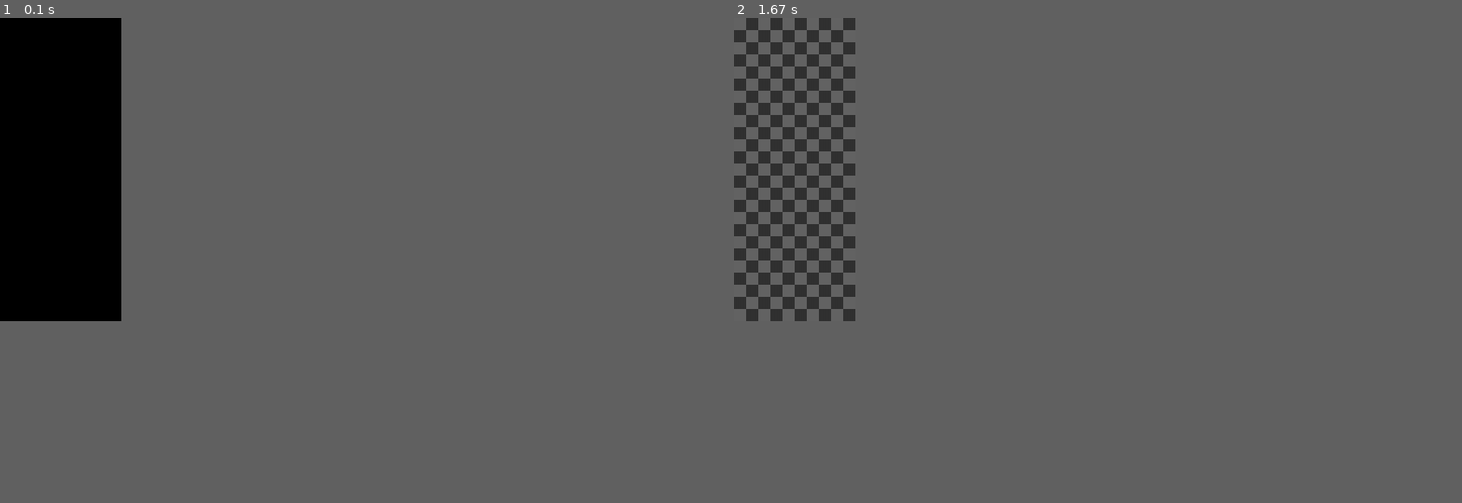
Above: before the commit, frames 1-2 (left to right).
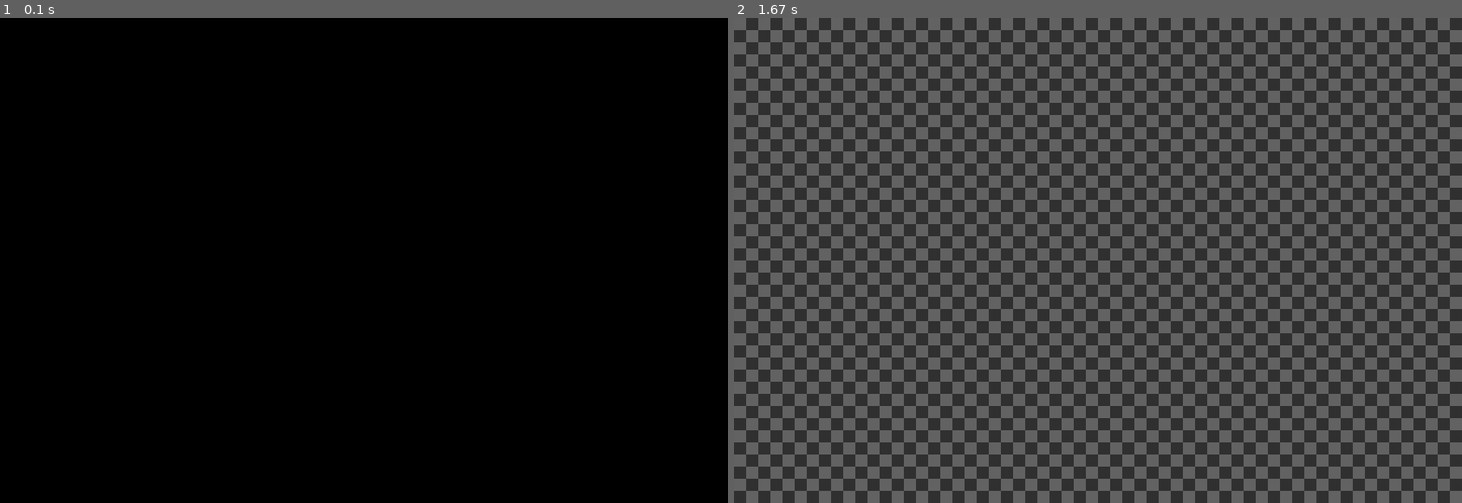
Above: after the commit, the same moments.

Repository: alice-ch/AP_Hackathon
Game: pygame game, started from test.py
Same seed, same stepped clock (60 frames per second), same inputs: the game is played once before the commit and once after it.
Inputs:
- Up to frame 1 (0.1 s): no input
- Up to frame 2 (1.67 s): no input
In our replay, the window is 150x375 before the commit and 900x600 after it. These sizes can differ from the game's own. Grey fills any space a smaller window leaves; there, only what the larger window draws over its background counts as a difference.

The runs differ from the first frame. In frame 1, only the window size differs. In frame 2, 45% of the frame differs, in the area x 0-100%, y 0-100%.

Commit message:
Ajout du test

Diff:
--- a/TETRIS/main.py
+++ b/TETRIS/main.py
@@ -1,4 +1,4 @@
-import pygame
+import cours_pygame
 import random
 import numpy as np
 import pandas as pd
@@ -51,12 +51,12 @@
 
 # Init pause image
 IMAGE_SCALE = 15
-pause_image = pygame.image.load("pause.png")
+pause_image = cours_pygame.image.load("pause.png")
 new_size = (
     pause_image.get_width() // IMAGE_SCALE,
     pause_image.get_height() // IMAGE_SCALE,
 )
-pause_image = pygame.transform.scale(pause_image, new_size)
+pause_image = cours_pygame.transform.scale(pause_image, new_size)
 rect_image = pause_image.get_rect()
 rect_image.center = (SCREEN_WIDTH // 2, SCREEN_HEIGHT // 2)
 
@@ -72,25 +72,25 @@
         self.score = 0
 
     def welcome(self):
-        self.screen = pygame.display.set_mode((900, 300))
-        font = pygame.font.Font(None, 24)
+        self.screen = cours_pygame.display.set_mode((900, 300))
+        font = cours_pygame.font.Font(None, 24)
         self.screen.fill(PIECES_COLOURS[5])
         y = 20
         for line in welcome_text:
             text = font.render(line, True, (0, 0, 0))
             self.screen.blit(text, (50, y))
             y += 30
-        pygame.display.flip()
+        cours_pygame.display.flip()
         a = True
         while a:
-            for event in pygame.event.get():
-                if event.type == pygame.KEYDOWN:
-                    if event.key == pygame.K_SPACE:
+            for event in cours_pygame.event.get():
+                if event.type == cours_pygame.KEYDOWN:
+                    if event.key == cours_pygame.K_SPACE:
                         a = 0
-                if event.type == pygame.QUIT:
+                if event.type == cours_pygame.QUIT:
                     self.is_running = False
                     a = 0
-        self.screen = pygame.display.set_mode((SCREEN_WIDTH, SCREEN_HEIGHT))
+        self.screen = cours_pygame.display.set_mode((SCREEN_WIDTH, SCREEN_HEIGHT))
 
     def display_checkerboard(self):
         self.screen.fill(SCREEN_COLOR)
@@ -98,11 +98,11 @@
         for i in range(k):
             for j in range(l):
                 if (i + j) % 2 == 1:
-                    rect = pygame.Rect(
+                    rect = cours_pygame.Rect(
                         j * TILES_SIZE, i * TILES_SIZE, TILES_SIZE, TILES_SIZE
                     )
-                    pygame.draw.rect(self.screen, TILES_COLOR, rect)
-        pygame.draw.line(
+                    cours_pygame.draw.rect(self.screen, TILES_COLOR, rect)
+        cours_pygame.draw.line(
             self.screen,
             LINE_COLOR,
             [0, LINE_POSITION],
@@ -131,8 +131,8 @@
             for j in range(len(self.placed_pieces[0])):
                 if self.placed_pieces[i, j] != -1:
                     x, y = i * TILES_SIZE, j * TILES_SIZE
-                    rect = pygame.Rect(y, x, TILES_SIZE, TILES_SIZE)
-                    pygame.draw.rect(
+                    rect = cours_pygame.Rect(y, x, TILES_SIZE, TILES_SIZE)
+                    cours_pygame.draw.rect(
                         self.screen, PIECES_COLOURS[int(self.placed_pieces[i, j])], rect
                     )
 
@@ -147,10 +147,10 @@
 
     def game_over(self):
         self.is_running = False
-        pygame.mixer.music.pause()
+        cours_pygame.mixer.music.pause()
         chemin_fichier_audio = "game-over.mp3"
-        pygame.mixer.music.load(chemin_fichier_audio)
-        pygame.mixer.music.play()
+        cours_pygame.mixer.music.load(chemin_fichier_audio)
+        cours_pygame.mixer.music.play()
 
         df = pd.read_csv("score.csv")
         username = get_username()
@@ -158,11 +158,11 @@
         df = pd.concat([df, new_line], ignore_index=True)
         df.to_csv("score.csv", index=False)
 
-        self.screen = pygame.display.set_mode((600, 500))
+        self.screen = cours_pygame.display.set_mode((600, 500))
         # best scores ever
         self.screen.fill(PIECES_COLOURS[1])
         y = 50
-        font = pygame.font.Font(None, 36)
+        font = cours_pygame.font.Font(None, 36)
         for index, row in df.nlargest(5, "score").iterrows():
             text = f"{row['username']}: {row['score']}"
             score_text = font.render(text, True, (0, 0, 0))
@@ -178,15 +178,15 @@
         # replay
         text = font.render("Pour rejouer, appuyer sur espace :)", True, (0, 0, 0))
         self.screen.blit(text, (50, y))
-        pygame.display.set_caption("Highscores")
-        pygame.display.flip()
+        cours_pygame.display.set_caption("Highscores")
+        cours_pygame.display.flip()
         a = 1
         while a:
-            for event in pygame.event.get():
-                if event.type == pygame.QUIT:
+            for event in cours_pygame.event.get():
+                if event.type == cours_pygame.QUIT:
                     a = 0
-                if event.type == pygame.KEYDOWN:
-                    if event.key == pygame.K_SPACE:
+                if event.type == cours_pygame.KEYDOWN:
+                    if event.key == cours_pygame.K_SPACE:
                         main()
 
     def check_full_line(self):
@@ -201,13 +201,13 @@
         is_paused = True
         self.screen.fill(random.choice(PIECES_COLOURS))
         self.screen.blit(pause_image, rect_image)
-        pygame.display.update()
+        cours_pygame.display.update()
         while is_paused:
-            for event in pygame.event.get():
-                if event.type == pygame.KEYDOWN:
-                    if event.key == pygame.K_SPACE:
+            for event in cours_pygame.event.get():
+                if event.type == cours_pygame.KEYDOWN:
+                    if event.key == cours_pygame.K_SPACE:
                         is_paused = False
-                if event.type == pygame.QUIT:
+                if event.type == cours_pygame.QUIT:
                     is_paused = False
                     self.is_running = False
 
@@ -312,56 +312,56 @@
                 if self.shape[i, j] == 1:
                     x = (self.position[0] + i) * TILES_SIZE
                     y = (self.position[1] + j) * TILES_SIZE
-                    rect = pygame.Rect(y, x, TILES_SIZE, TILES_SIZE)
-                    pygame.draw.rect(screen, self.colour, rect)
+                    rect = cours_pygame.Rect(y, x, TILES_SIZE, TILES_SIZE)
+                    cours_pygame.draw.rect(screen, self.colour, rect)
 
 
 def main():
-    pygame.init()
-    pygame.mixer.init()
+    cours_pygame.init()
+    cours_pygame.mixer.init()
     chemin_fichier_audio = "game-tetris-original.mp3"
-    pygame.mixer.music.load(chemin_fichier_audio)
-    screen = pygame.display.set_mode((SCREEN_WIDTH, SCREEN_HEIGHT))
-    clock = pygame.time.Clock()
+    cours_pygame.mixer.music.load(chemin_fichier_audio)
+    screen = cours_pygame.display.set_mode((SCREEN_WIDTH, SCREEN_HEIGHT))
+    clock = cours_pygame.time.Clock()
 
     game = Game(screen)
-    pygame.mixer.music.play()
+    cours_pygame.mixer.music.play()
 
     # Welcome
     game.welcome()
 
-    pygame.mixer.music.set_endevent(
-        pygame.USEREVENT
+    cours_pygame.mixer.music.set_endevent(
+        cours_pygame.USEREVENT
     )  # define event for end of the music
 
     while game.is_running:
-        pygame.display.set_caption("Tetris" + f" Score : {game.score}")
+        cours_pygame.display.set_caption("Tetris" + f" Score : {game.score}")
         clock.tick(CLOCK_FREQUENCY * (game.score / 100 + 1))
 
-        for event in pygame.event.get():
-            if event.type == pygame.KEYDOWN:
+        for event in cours_pygame.event.get():
+            if event.type == cours_pygame.KEYDOWN:
                 # Control
-                if event.key == pygame.K_LEFT:
+                if event.key == cours_pygame.K_LEFT:
                     game.piece.horizontal_direction += -1
-                if event.key == pygame.K_RIGHT:
+                if event.key == cours_pygame.K_RIGHT:
                     game.piece.horizontal_direction += 1
-                if event.key == pygame.K_q:
+                if event.key == cours_pygame.K_q:
                     game.piece.rotate_trigo(game.placed_pieces)
-                if event.key == pygame.K_d:
+                if event.key == cours_pygame.K_d:
                     game.piece.rotate_clockwise(game.placed_pieces)
-                if event.key == pygame.K_DOWN:
+                if event.key == cours_pygame.K_DOWN:
                     game.piece.down(game.placed_pieces)
-                if event.key == pygame.K_SPACE:
+                if event.key == cours_pygame.K_SPACE:
                     game.pause()
-            if event.type == pygame.QUIT:
+            if event.type == cours_pygame.QUIT:
                 game.is_running = False
-            if event.type == pygame.USEREVENT:
+            if event.type == cours_pygame.USEREVENT:
                 # if end of the music, continue
-                pygame.mixer.music.play()
+                cours_pygame.mixer.music.play()
         game.update()
         game.display()
         game.check_game_over()
-        pygame.display.update()
+        cours_pygame.display.update()
 
 
 main()
--- a/TETRIS/test.py
+++ b/TETRIS/test.py
@@ -1,5 +1,5 @@
 
-import pygame
+import cours_pygame
 import random
 import numpy as np
 import pandas as pd
@@ -52,12 +52,12 @@
 
 # Init pause image
 IMAGE_SCALE = 15
-pause_image = pygame.image.load("pause.png")
+pause_image = cours_pygame.image.load("pause.png")
 new_size = (
     pause_image.get_width() // IMAGE_SCALE,
     pause_image.get_height() // IMAGE_SCALE,
 )
-pause_image = pygame.transform.scale(pause_image, new_size)
+pause_image = cours_pygame.transform.scale(pause_image, new_size)
 rect_image = pause_image.get_rect()
 rect_image.center = (SCREEN_WIDTH // 2, SCREEN_HEIGHT // 2)
 
@@ -73,22 +73,22 @@
         self.score = 0
 
     def welcome(self):
-        self.screen = pygame.display.set_mode((900, 700))
-        font = pygame.font.Font(None, 24)
+        self.screen = cours_pygame.display.set_mode((900, 700))
+        font = cours_pygame.font.Font(None, 24)
         self.screen.fill(PIECES_COLOURS[0])
         y = 20
         for line in welcome_text:
             text = font.render(line, True, (0, 0, 0))
             self.screen.blit(text, (50, y))
             y += 30
-        pygame.display.flip()
+        cours_pygame.display.flip()
         a = True
         while a:
-            for event in pygame.event.get():
-                if event.type == pygame.KEYDOWN:
-                    if event.key == pygame.K_SPACE:
+            for event in cours_pygame.event.get():
+                if event.type == cours_pygame.KEYDOWN:
+                    if event.key == cours_pygame.K_SPACE:
                         a = 0
-        self.screen = pygame.display.set_mode((SCREEN_WIDTH, SCREEN_HEIGHT))
+        self.screen = cours_pygame.display.set_mode((SCREEN_WIDTH, SCREEN_HEIGHT))
 
     def display_checkerboard(self):
         self.screen.fill(SCREEN_COLOR)
@@ -96,11 +96,11 @@
         for i in range(k):
             for j in range(l):
                 if (i + j) % 2 == 1:
-                    rect = pygame.Rect(
+                    rect = cours_pygame.Rect(
                         j * TILES_SIZE, i * TILES_SIZE, TILES_SIZE, TILES_SIZE
                     )
-                    pygame.draw.rect(self.screen, TILES_COLOR, rect)
-        pygame.draw.line(
+                    cours_pygame.draw.rect(self.screen, TILES_COLOR, rect)
+        cours_pygame.draw.line(
             self.screen,
             LINE_COLOR,
             [0, LINE_POSITION],
@@ -129,8 +129,8 @@
             for j in range(len(self.placed_pieces[0])):
                 if self.placed_pieces[i, j] != -1:
                     x, y = i * TILES_SIZE, j * TILES_SIZE
-                    rect = pygame.Rect(y, x, TILES_SIZE, TILES_SIZE)
-                    pygame.draw.rect(
+                    rect = cours_pygame.Rect(y, x, TILES_SIZE, TILES_SIZE)
+                    cours_pygame.draw.rect(
                         self.screen, PIECES_COLOURS[int(self.placed_pieces[i, j])], rect
                     )
 
@@ -152,11 +152,11 @@
         df = pd.concat([df, new_line], ignore_index=True)
         df.to_csv("score.csv", index=False)
 
-        self.screen = pygame.display.set_mode((400, 300))
+        self.screen = cours_pygame.display.set_mode((400, 300))
         # best scores ever
         self.screen.fill(SCREEN_COLOR)
         y = 50
-        font = pygame.font.Font(None, 36)
+        font = cours_pygame.font.Font(None, 36)
         for index, row in df.nlargest(3, "score").iterrows():
             text = f"{row['username']}: {row['score']}"
             score_text = font.render(text, True, (0, 0, 0))
@@ -169,12 +169,12 @@
         score_text = font.render(text, True, (0, 0, 0))
         self.screen.blit(score_text, (50, y))
 
-        pygame.display.set_caption("Highscores")
-        pygame.display.flip()
+        cours_pygame.display.set_caption("Highscores")
+        cours_pygame.display.flip()
         a = 1
         while a:
-            for event in pygame.event.get():
-                if event.type == pygame.QUIT:
+            for event in cours_pygame.event.get():
+                if event.type == cours_pygame.QUIT:
                     a = 0
 
     def check_full_line(self):
@@ -189,13 +189,13 @@
         is_paused = True
         self.screen.fill(random.choice(PIECES_COLOURS))
         self.screen.blit(pause_image, rect_image)
-        pygame.display.update()
+        cours_pygame.display.update()
         while is_paused:
-            for event in pygame.event.get():
-                if event.type == pygame.KEYDOWN:
-                    if event.key == pygame.K_SPACE:
+            for event in cours_pygame.event.get():
+                if event.type == cours_pygame.KEYDOWN:
+                    if event.key == cours_pygame.K_SPACE:
                         is_paused = False
-                if event.type == pygame.QUIT:
+                if event.type == cours_pygame.QUIT:
                     is_paused = False
                     self.is_running = False
 
@@ -300,56 +300,56 @@
                 if self.shape[i, j] == 1:
                     x = (self.position[0] + i) * TILES_SIZE
                     y = (self.position[1] + j) * TILES_SIZE
-                    rect = pygame.Rect(y, x, TILES_SIZE, TILES_SIZE)
-                    pygame.draw.rect(screen, self.colour, rect)
+                    rect = cours_pygame.Rect(y, x, TILES_SIZE, TILES_SIZE)
+                    cours_pygame.draw.rect(screen, self.colour, rect)
 
 
 def main():
-    pygame.init()
-    pygame.mixer.init()
+    cours_pygame.init()
+    cours_pygame.mixer.init()
     chemin_fichier_audio = "game-tetris-original.mp3"
-    pygame.mixer.music.load(chemin_fichier_audio)
-    screen = pygame.display.set_mode((SCREEN_WIDTH, SCREEN_HEIGHT))
-    clock = pygame.time.Clock()
+    cours_pygame.mixer.music.load(chemin_fichier_audio)
+    screen = cours_pygame.display.set_mode((SCREEN_WIDTH, SCREEN_HEIGHT))
+    clock = cours_pygame.time.Clock()
 
     game = Game(screen)
-    pygame.mixer.music.play()
+    cours_pygame.mixer.music.play()
 
     # Welcome
     game.welcome()
 
-    pygame.mixer.music.set_endevent(
-        pygame.USEREVENT
+    cours_pygame.mixer.music.set_endevent(
+        cours_pygame.USEREVENT
     )  # define event for end of the music
 
     while game.is_running:
-        pygame.display.set_caption("Tetris" + f" Score : {game.score}")
+        cours_pygame.display.set_caption("Tetris" + f" Score : {game.score}")
         clock.tick(CLOCK_FREQUENCY * (game.score / 100 + 1))
 
-        for event in pygame.event.get():
-            if event.type == pygame.KEYDOWN:
+        for event in cours_pygame.event.get():
+            if event.type == cours_pygame.KEYDOWN:
                 # Control
-                if event.key == pygame.K_LEFT:
+                if event.key == cours_pygame.K_LEFT:
                     game.piece.horizontal_direction += -1
-                if event.key == pygame.K_RIGHT:
+                if event.key == cours_pygame.K_RIGHT:
                     game.piece.horizontal_direction += 1
-                if event.key == pygame.K_q:
+                if event.key == cours_pygame.K_q:
                     game.piece.rotate_trigo(game.placed_pieces)
-                if event.key == pygame.K_d:
+                if event.key == cours_pygame.K_d:
                     game.piece.rotate_clockwise(game.placed_pieces)
-                if event.key == pygame.K_DOWN:
+                if event.key == cours_pygame.K_DOWN:
                     game.piece.down(game.placed_pieces)
-                if event.key == pygame.K_SPACE:
+                if event.key == cours_pygame.K_SPACE:
                     game.pause()
-            if event.type == pygame.QUIT:
+            if event.type == cours_pygame.QUIT:
                 game.is_running = False
-            if event.type == pygame.USEREVENT:
+            if event.type == cours_pygame.USEREVENT:
                 # if end of the music, continue
-                pygame.mixer.music.play()
+                cours_pygame.mixer.music.play()
         game.update()
         game.display()
         game.check_game_over()
-        pygame.display.update()
+        cours_pygame.display.update()
 
 
 main()
--- a/main.py
+++ b/main.py
@@ -1,4 +1,4 @@
-import pygame
+import cours_pygame
 import random
 import numpy as np
 
--- a/test.py
+++ b/test.py
@@ -3,8 +3,8 @@
 import numpy as np
 
 SCREEN_COLOR = (100, 100, 100)
-SCREEN_WIDTH = 200
-SCREEN_HEIGHT = 500
+SCREEN_WIDTH = 1200
+SCREEN_HEIGHT = 800
 CLOCK_FREQUENCY = 5
 
 TILES_SIZE = 20
